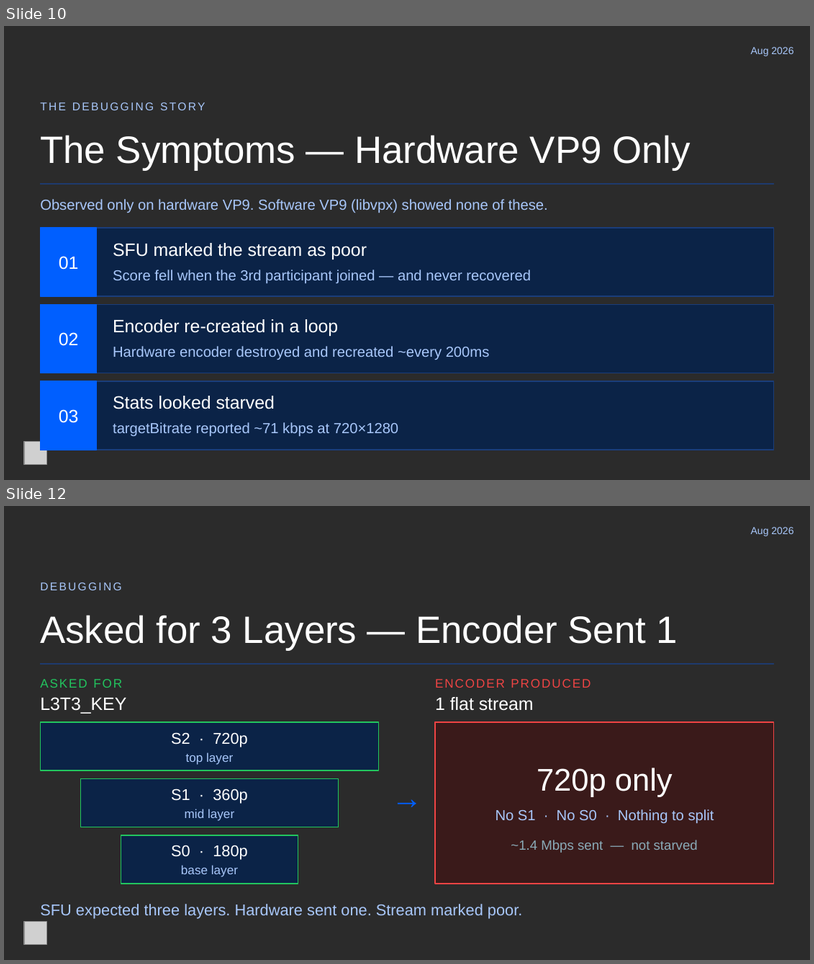
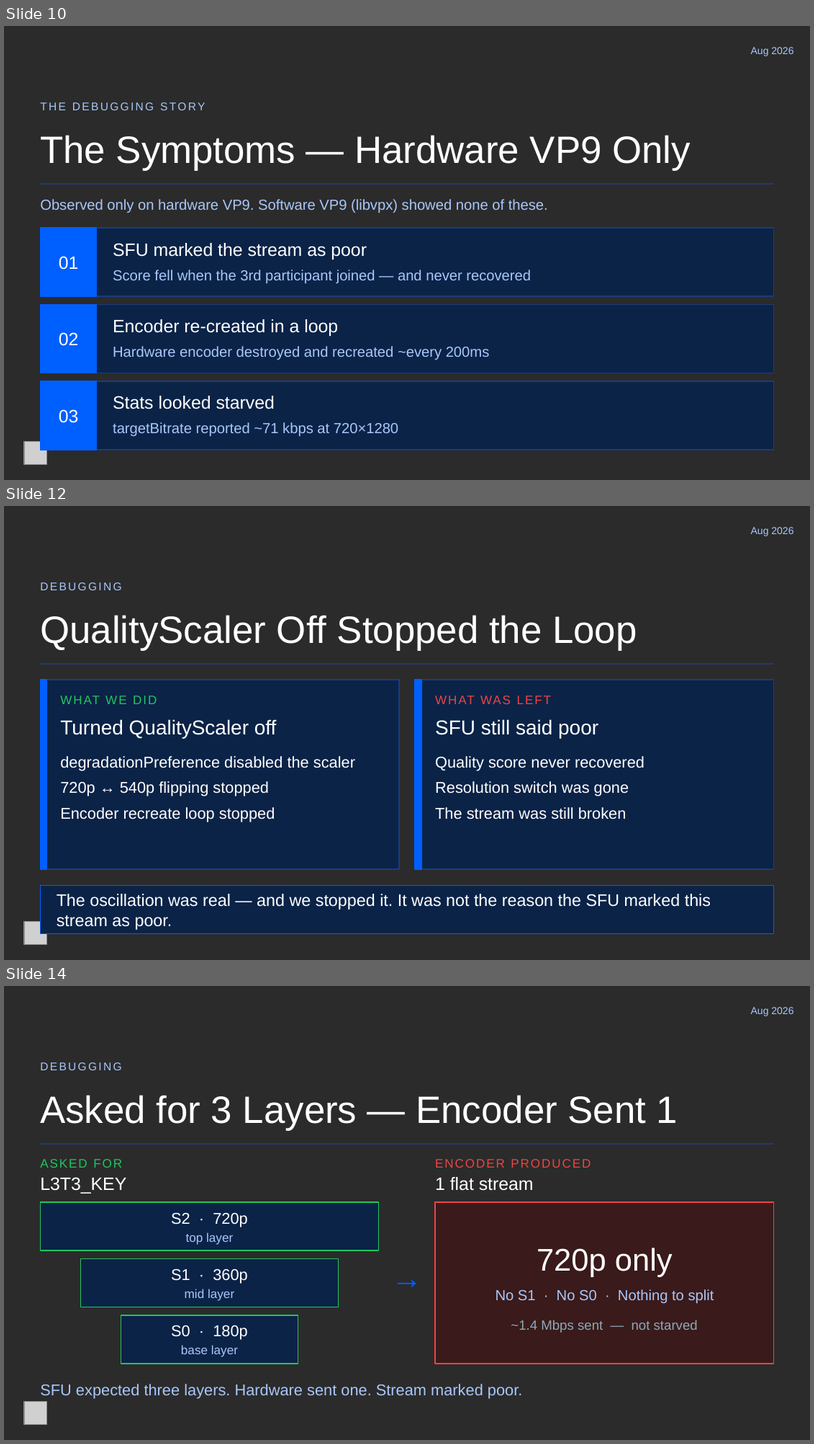
Before and after one commit to GetStream/stream-video-android, a slide deck: docs/talks/SVC_on_Android_Debugged_RTC_ON_2026.pptx. Shown one above the other, each under a label of ours: slides 10 and 12 before the commit, slides 10, 12 and 14 after it; the slides between them are not shown. The pictures are 814x964 and 814x1444 pixels, drawn with LibreOffice and Linux fonts; fonts in the diff are those of the drawing; grey boxes stand for pictures; background and template pictures are left out; a plain dark background stands for a picture behind light text. Boxes give left, top, right and bottom in pixels: in the first picture for what was removed or moved away, otherwise in the second. Text is boxed around its words. In the diff, an @@ line names an element or a change of style, - is before the commit and + after.

```diff
--- a/docs/talks/SVC_on_Android_Debugged_RTC_ON_2026.pptx
+++ b/docs/talks/SVC_on_Android_Debugged_RTC_ON_2026.pptx
@@ slide 12 added at [4, 506, 810, 960], background picture (left out) @@
@@ text added at [751, 527, 794, 536], 9 pt, text #A8C7FA @@
+Aug 2026
@@ text added at [40, 582, 121, 590], 10 pt, text #A8C7FA @@
+DEBUGGING
@@ text added at [40, 615, 637, 650], 34 pt, text #FFFFFF @@
+QualityScaler Off Stopped the Loop
@@ rectangle added at [40, 663, 774, 664], fill #1E3A6E, outline #1E3A6E 1 pt @@
@@ rectangle added at [40, 680, 399, 869], fill #0B2347, outline #1A3D7A 1 pt @@
@@ rectangle added at [40, 680, 46, 869], fill #005FFF, outline #005FFF 1 pt @@
@@ text added at [60, 690, 383, 709], 11 pt, text #22C55E @@
+WHAT WE DID
@@ rectangle added at [415, 680, 774, 869], fill #0B2347, outline #1A3D7A 1 pt @@
@@ rectangle added at [415, 680, 422, 869], fill #005FFF, outline #005FFF 1 pt @@
@@ text added at [435, 690, 758, 709], 11 pt, text #EF4444 @@
+WHAT WAS LEFT
@@ text added at [60, 719, 277, 739], 18 pt, text #FFFFFF @@
+Turned QualityScaler off
@@ text added at [435, 719, 599, 739], 18 pt, text #FFFFFF @@
+SFU still said poor
@@ text added at [60, 756, 355, 822], 14 pt, text #FFFFFF @@
+degradationPreference disabled the scaler
+720p ↔ 540p flipping stopped
+Encoder recreate loop stopped
@@ text added at [435, 756, 645, 819], 14 pt, text #FFFFFF @@
+Quality score never recovered
+Resolution switch was gone
+The stream was still broken
@@ rectangle added at [40, 885, 774, 934], fill #0B2347, outline #005FFF 1 pt @@
@@ text added at [57, 893, 711, 929], 15 pt, text #FFFFFF @@
+The oscillation was real — and we stopped it. It was not the reason the SFU marked this stream as poor.
@@ picture added at [24, 921, 46, 944] @@
@@ what was slide 12 is now slide 14 @@
```
Also in this commit, not shown: 2 slides changed, 2 other slides added, 1 slide removed, 1 other file.
